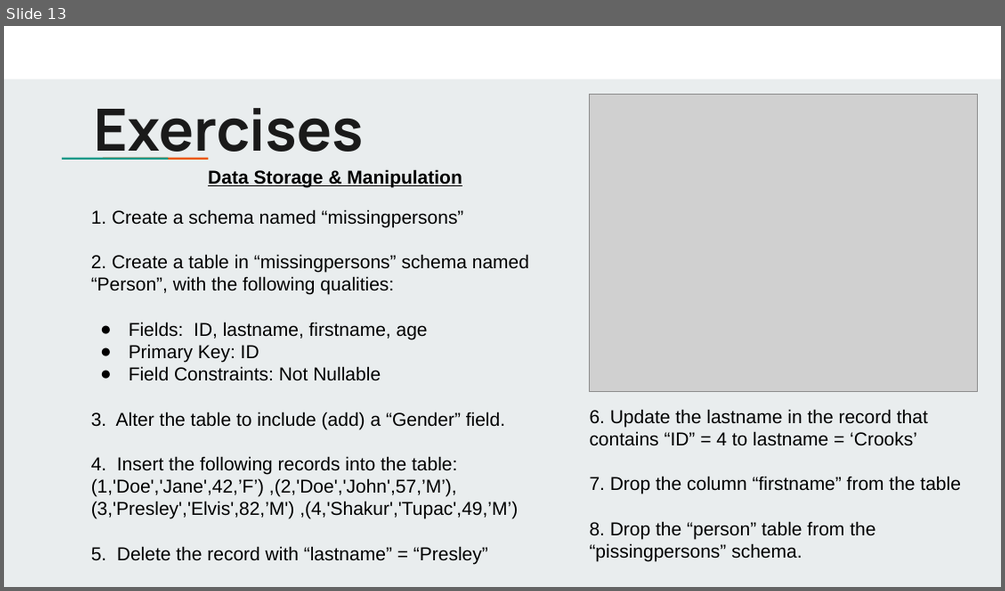
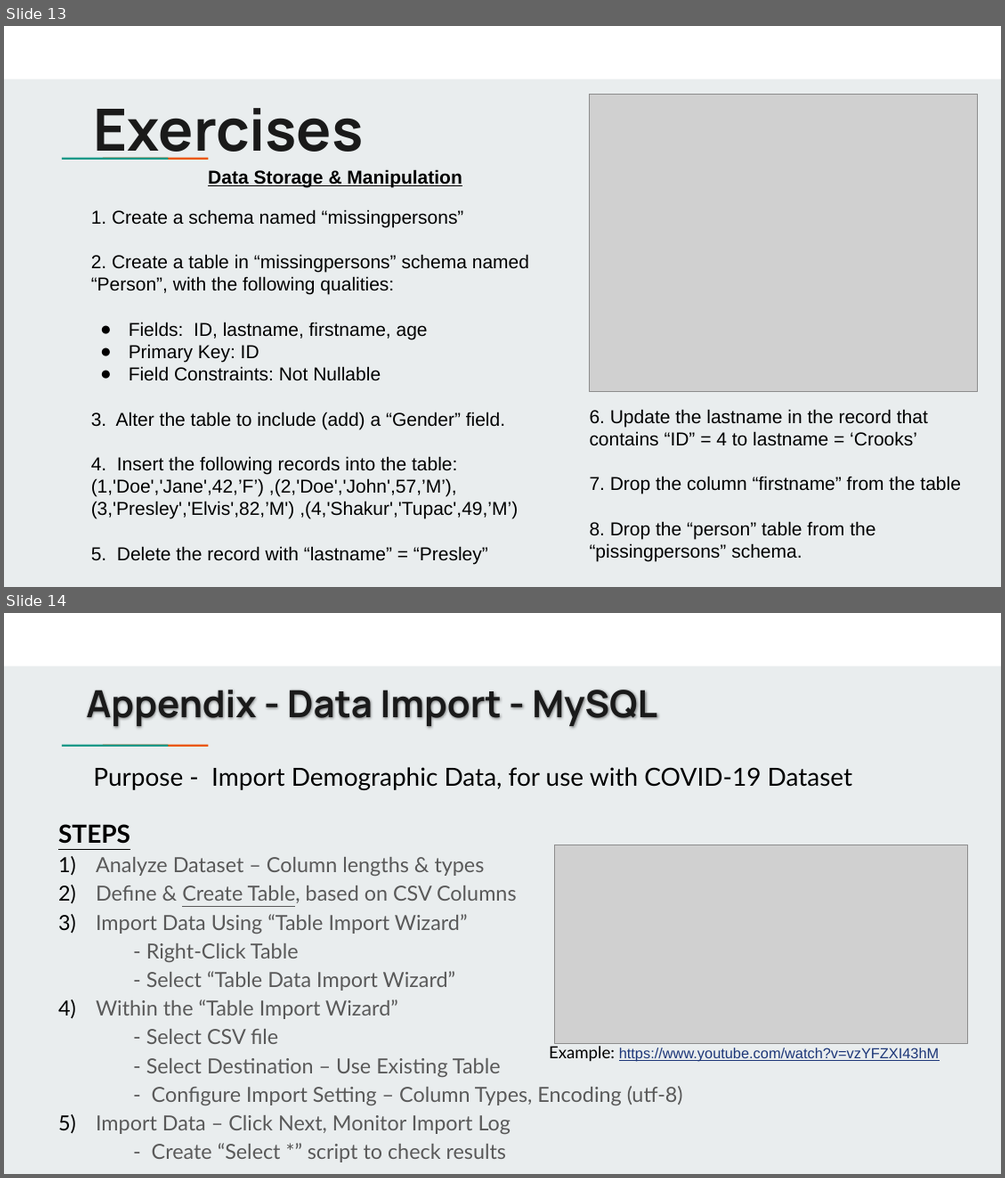
Before and after one commit to jbergmann56/OSDA-DataManipulationAndManagement, a slide deck: Lectures/(3) Extracting & Storing Data.pptx. Shown one above the other, each under a label of ours: slide 13 before the commit, slides 13 and 14 after it. The pictures are 1005x591 and 1005x1178 pixels, drawn with LibreOffice and Linux fonts; fonts in the diff are those of the drawing; grey boxes stand for pictures. Boxes give left, top, right and bottom in pixels: in the first picture for what was removed or moved away, otherwise in the second. Text is boxed around its words. In the diff, an @@ line names an element or a change of style, - is before the commit and + after.

```diff
--- a/Lectures/(3) Extracting & Storing Data.pptx
+++ b/Lectures/(3) Extracting & Storing Data.pptx
@@ slide 14 added at bbox=[4, 613, 1001, 1174], background #E9EDEE; not listed: 3 template elements that a slide beside it also shows @@
@@ title added at bbox=[86, 690, 657, 728], 36 pt, text #1A1A1A, bold @@
+Appendix - Data Import - MySQL
@@ text added at bbox=[93, 767, 852, 790], 24 pt, text #000000 @@
+Purpose - Import Demographic Data, for use with COVID-19 Dataset
@@ text added at bbox=[58, 824, 683, 1162], 20 pt, text #595959 @@
+STEPS
+1) Analyze Dataset – Column lengths & types
+2) Define & Create Table, based on CSV Columns
+3) Import Data Using “Table Import Wizard”
+    - Right-Click Table
+    - Select “Table Data Import Wizard”
+4) Within the “Table Import Wizard”
+    - Select CSV file
+    - Select Destination – Use Existing Table
+    - Configure Import Setting – Column Types, Encoding (utf-8)
+5) Import Data – Click Next, Monitor Import Log
+  - Create “Select *” script to check results
@@ picture added at bbox=[554, 844, 968, 1044] @@
@@ text added at bbox=[549, 1046, 938, 1062], 14 pt, text #1C3678, underline @@
+Example: https://www.youtube.com/watch?v=vzYFZXI43hM
```
Also in this commit, not shown: 2 other slides added, 20 other files.
